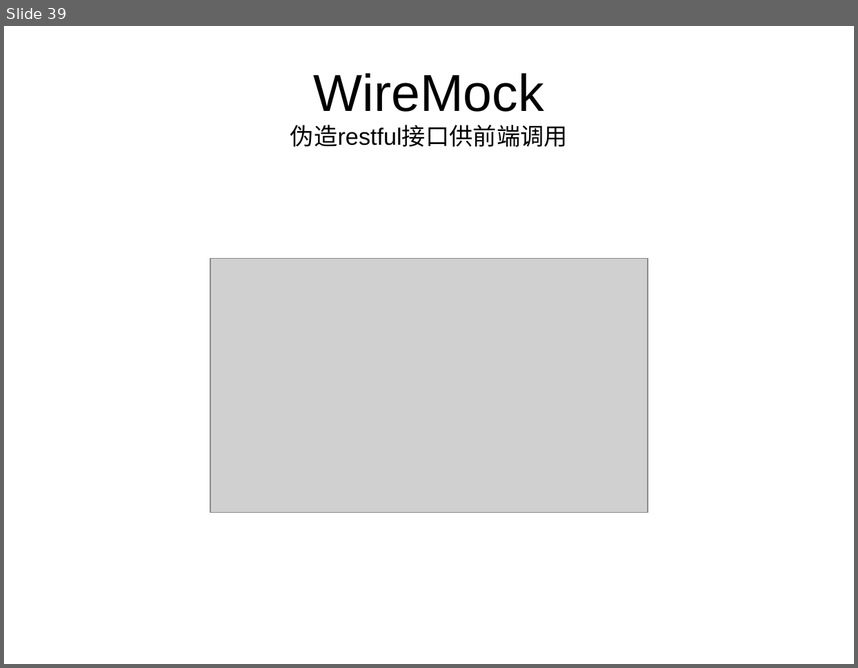
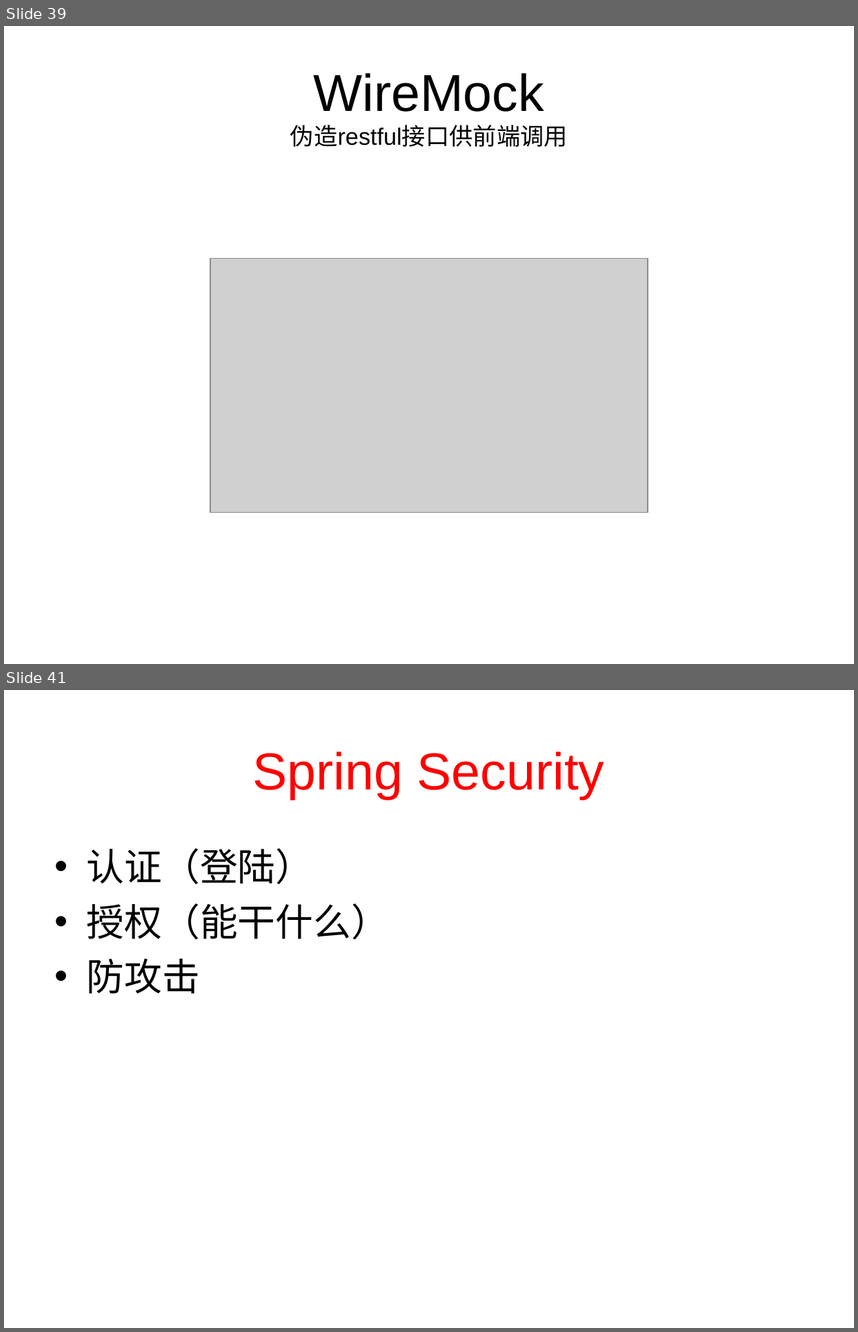
Before and after one commit to HangStarLi/Spring-Security, a slide deck: SpringSecurity.ppt. Shown one above the other, each under a label of ours: slide 39 before the commit, slides 39 and 41 after it; the slides between them are not shown. The pictures are 858x668 and 858x1332 pixels, drawn with LibreOffice and Linux fonts; fonts in the diff are those of the drawing; grey boxes stand for pictures. Boxes give left, top, right and bottom in pixels: in the first picture for what was removed or moved away, otherwise in the second. Text is boxed around its words. In the diff, an @@ line names an element or a change of style, - is before the commit and + after.

```diff
--- a/SpringSecurity.ppt
+++ b/SpringSecurity.ppt
@@ slide 41 added at box(4, 690, 854, 1328), background #FFFFFF @@
@@ title added at box(252, 751, 605, 799), 44 pt, text #FF0000 @@
+Spring Security
@@ text added at box(87, 848, 389, 994), 32 pt, text #000000 @@
+• 认证（登陆）
+• 授权（能干什么）
+• 防攻击
```
Also in this commit, not shown: 11 other slides added, 31 other files.
